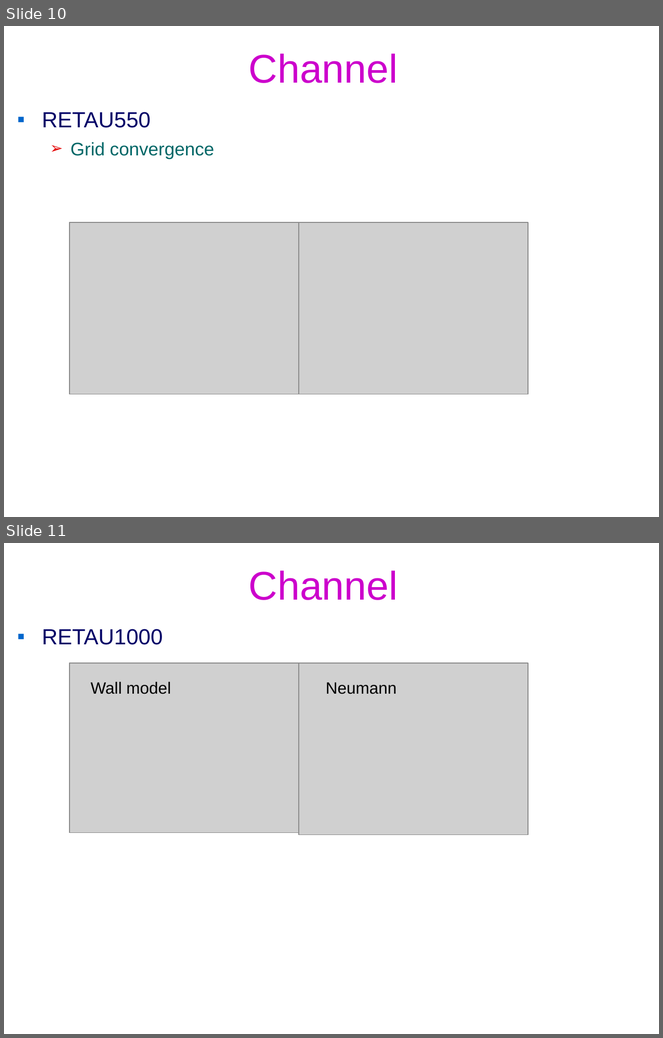
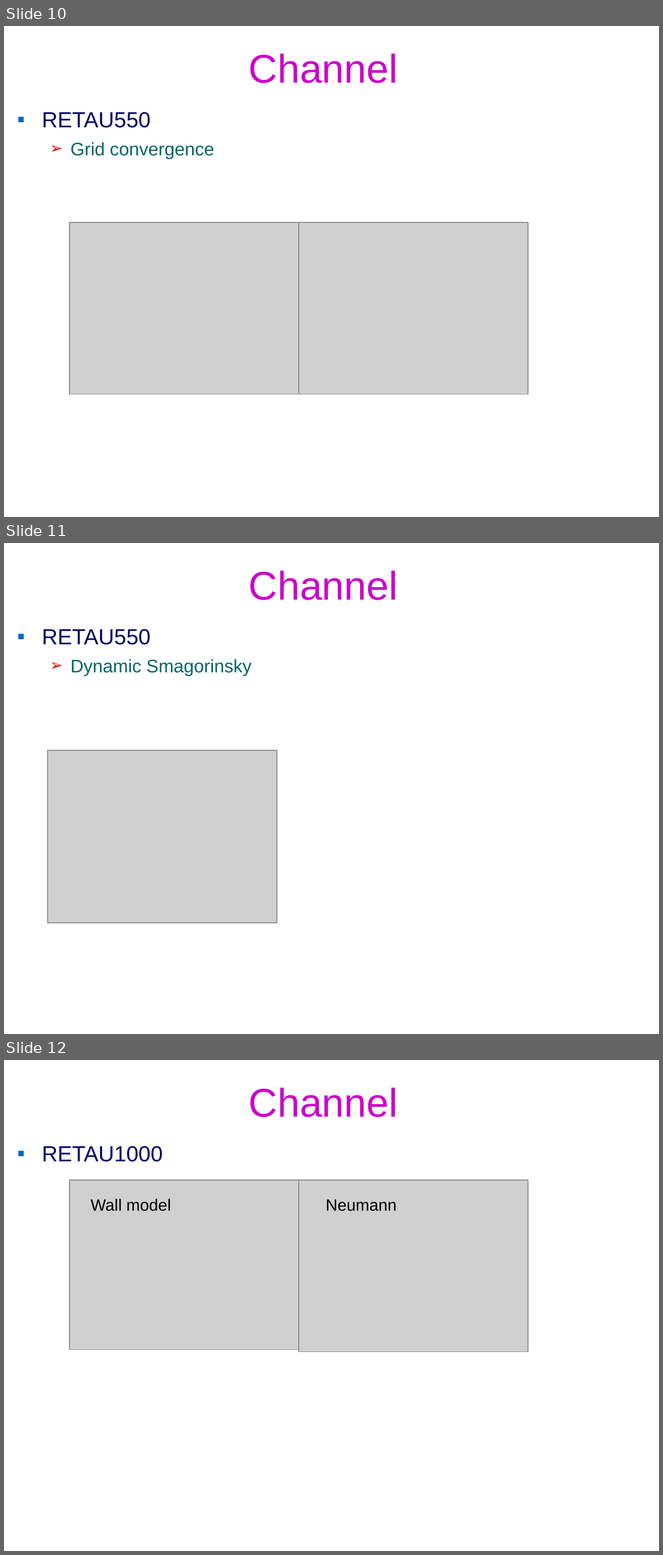
Before and after one commit to federicoVerolini/CaLES, a slide deck: docs/vv.pptx. Shown one above the other, each under a label of ours: slides 10 and 11 before the commit, slides 10, 11 and 12 after it. The pictures are 663x1038 and 663x1555 pixels, drawn with LibreOffice and Linux fonts; fonts in the diff are those of the drawing; grey boxes stand for pictures; background and template pictures are left out. Boxes give left, top, right and bottom in pixels: in the first picture for what was removed or moved away, otherwise in the second. Text is boxed around its words. In the diff, an @@ line names an element or a change of style, - is before the commit and + after.

```diff
--- a/docs/vv.pptx
+++ b/docs/vv.pptx
@@ slide 11 added at bbox=[4, 543, 659, 1034], background #FFFFFF @@
@@ title added at bbox=[249, 571, 398, 600], 44 pt, text #CC00CC @@
+Channel
@@ text added at bbox=[42, 629, 252, 676], 20 pt, text #006666 @@
+▪ RETAU550
+  ➢ Dynamic Smagorinsky
@@ picture added at bbox=[48, 750, 277, 924] @@
@@ what was slide 11 is now slide 12 @@
```
Also in this commit, not shown: 3 other files.
